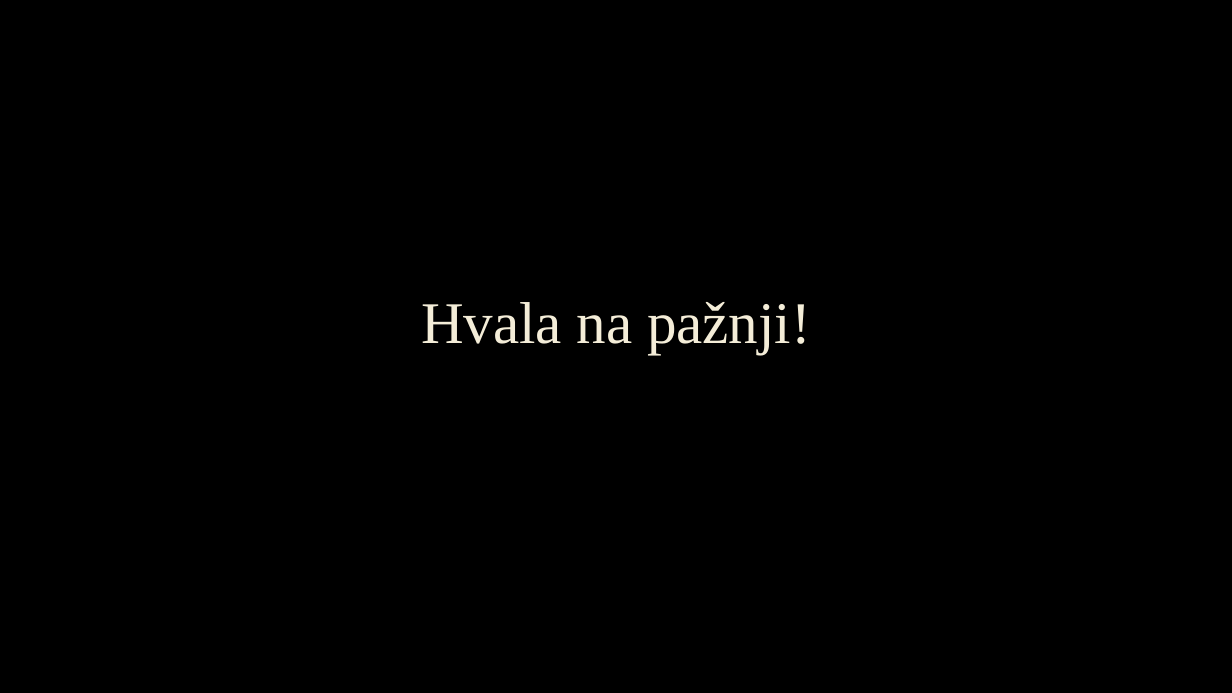
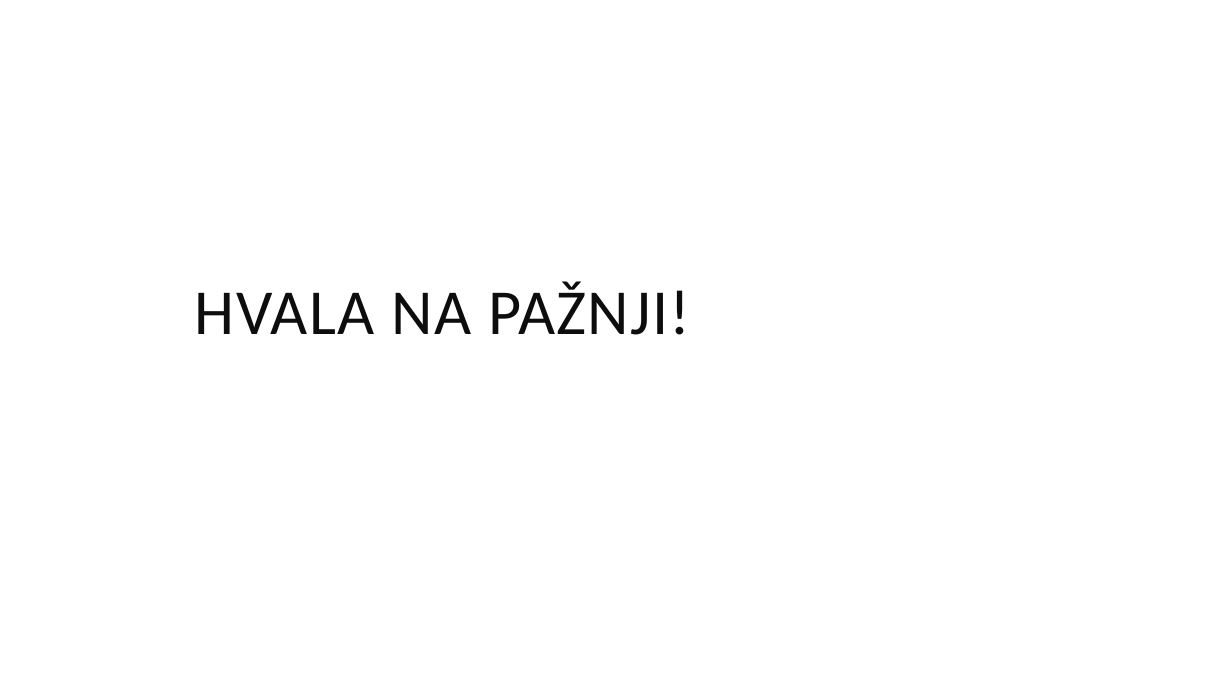
Before and after one commit to anitagolubovic/SignalsAndRxJs, a slide deck: slide 19 of Signali I RxJS.pptx (slide 17 before the commit). Drawn at 1232x693 pixels with LibreOffice and Linux fonts; fonts in the diff are those of the drawing; background and template pictures are left out. Boxes give left, top, right and bottom in pixels: in the first picture for what was removed or moved away, otherwise in the second. Text is boxed around its words. In the diff, an @@ line names an element or a change of style, - is before the commit and + after.

```diff
--- a/Signali I RxJS.pptx
+++ b/Signali I RxJS.pptx
@@ background picture (left out) to #FFFFFF @@
@@ title at bbox=[195, 281, 690, 335]: text changed; size 46 to 50 pt; font Times New Roman to Calibri; text colour #F4EDD8 to #0D0D0D @@
-Hvala na pažnji!
+HVALA NA PAŽNJI!
```
Also in this commit, not shown: 15 other slides changed, 3 slides added, 1 slide removed, 2 other files.
